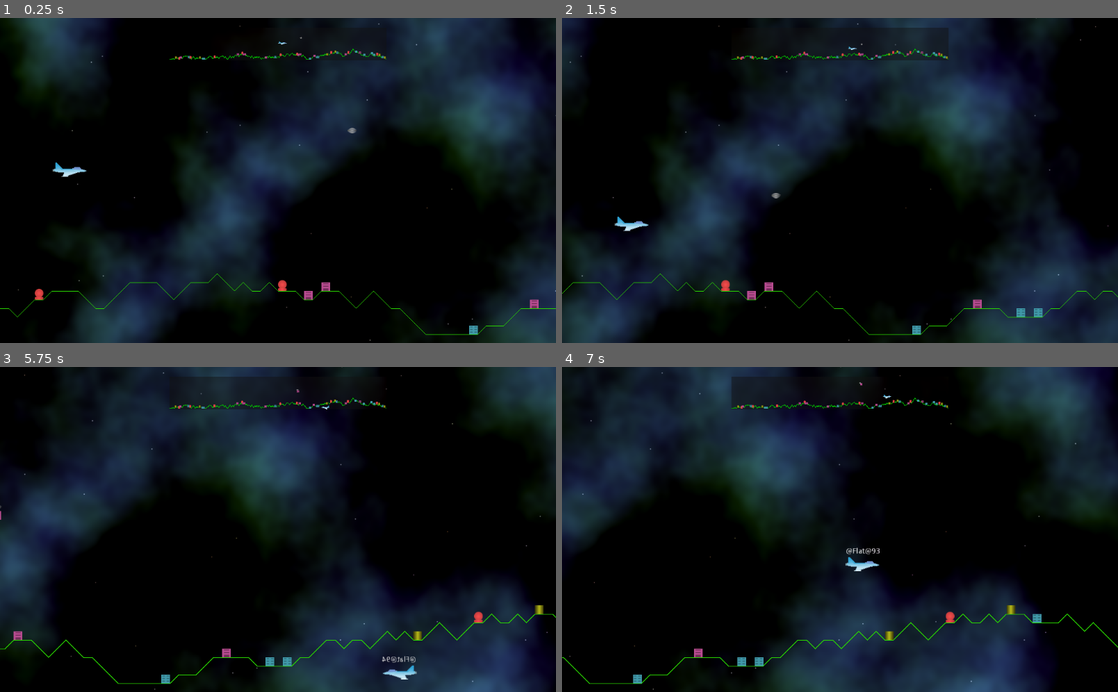
Above: before the commit, frames 1-4 (two rows, left to right).
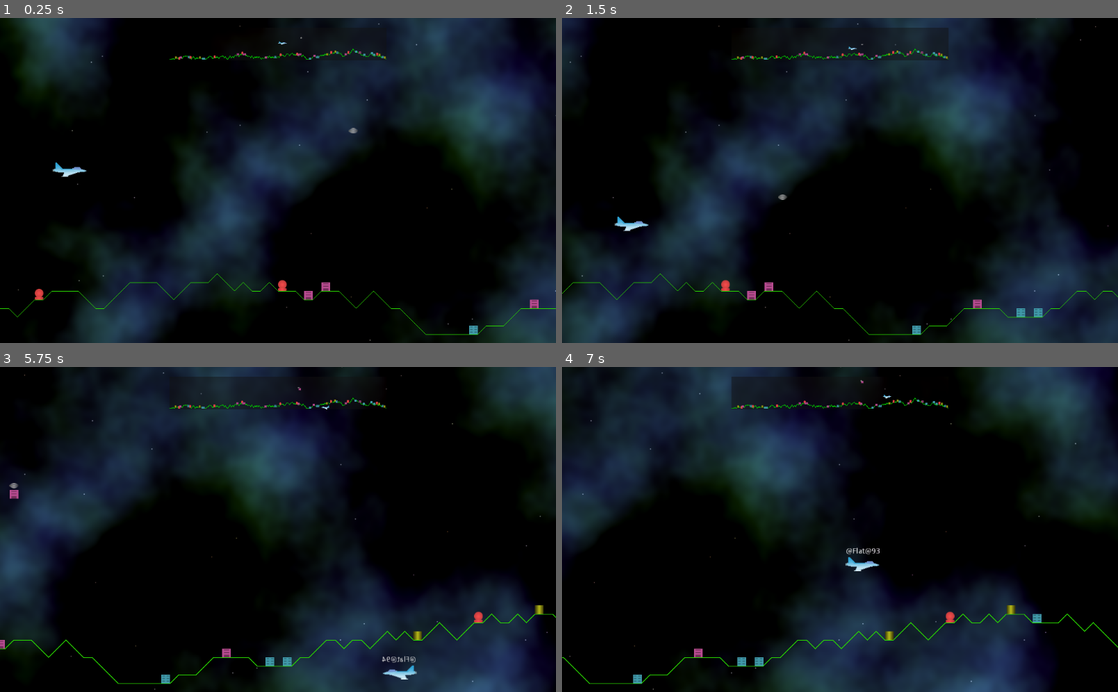
Above: after the commit, the same moments.

Repository: andrew-wilkes/godotia
Game: Godot game, scene res://Main.tscn
The game is run twice, just before and just after one commit, with the same random seed, the same clock (stepped at 60 frames per second) and the same inputs.
Inputs:
- Up to frame 1 (0.25 s): no input
- Up to frame 2 (1.5 s): hold Right (ui_right) 0.53-1.28 s; hold Down (ui_down) from 1.28 s (still down)
- Up to frame 3 (5.75 s): release Down (ui_down) at 2.03 s; hold Right (ui_right) 2.03-2.78 s; hold Up (ui_up) 2.78-3.53 s; hold Left (ui_left) 3.53-5.03 s; hold Down (ui_down) from 5.03 s (still down)
- Up to frame 4 (7 s): release Down (ui_down) at 5.78 s; hold Right (ui_right) 5.78-6.53 s; hold Up (ui_up) from 6.53 s (still down)

The runs differ from the first frame. In frame 1, less than 0.1% of the frame differs, in the area x 53-65%, y 5-36%; in frame 2, less than 0.1%; in frame 3, 0.2%, in the area x 0-55%, y 6-87%; in frame 4, less than 0.1%.

Commit message:
Erase freed entities from global arrays

Diff:
--- a/Enemy.gd
+++ b/Enemy.gd
@@ -24,9 +24,10 @@
 			move(delta)
 			if global_position.y < 0:
 				# Destroy the structure
-				globals.structures[structure.get_instance_id()] = null
+				globals.structures.erase(structure.get_instance_id())
 				structure.queue_free()
 				# Remove this enemy
+				globals.enemies.erase(get_instance_id())
 				queue_free()
 
 
--- a/Main.gd
+++ b/Main.gd
@@ -55,7 +55,7 @@
 	map.add_structures()
 	map.add_player(player, scroll_position, terrain)
 	var enemy = enemy_scene.instance()
-	enemy.target = globals.structures.values()[17].position
+	enemy.target = globals.structures.values()[18].position
 	enemy.position = Vector2(3600, -400)
 	terrain.line.add_child(enemy)
 	globals.enemies[enemy.get_instance_id()] = enemy
@@ -68,8 +68,7 @@
 	turn_player()
 	move_player_sideways(delta)
 	map.position_player(player, scroll_position, terrain)
-	map.update_structures(scroll_position)
-	map.update_enemies(scroll_position)
+	map.update_all_entities(scroll_position)
 
 
 func process_inputs(delta):
--- a/Map.gd
+++ b/Map.gd
@@ -35,19 +35,9 @@
 	for s in globals.structures.values():
 		var node = s.duplicate()
 		node.get_child(0).queue_free()
+		node.name = str(s.get_instance_id())
 		node.scale = ITEM_SCALE
 		structures.add_child(node)
-
-
-func update_structures(scroll_position):
-	var i = 0
-	for s in globals.structures.values():
-		var struct = structures.get_child(i)
-		if s:
-			struct.position = get_node_position(s, scroll_position)
-		else:
-			struct.visible = false
-		i += 1
 
 
 func add_enemy(e):
@@ -57,13 +47,18 @@
 	enemies.add_child(node)
 
 
-func update_enemies(scroll_position):
-	for e in enemies.get_children():
+func update_entities(entities, scroll_position):
+	for e in get(entities).get_children():
 		var id = int(e.name)
-		if globals.enemies.keys().has(id):
-			e.position = get_node_position(globals.enemies[id], scroll_position)
+		if globals.get(entities).keys().has(id):
+			e.position = get_node_position(globals.get(entities)[id], scroll_position)
 		else:
 			e.queue_free()
+
+
+func update_all_entities(scroll_position):
+	update_entities("structures", scroll_position)
+	update_entities("enemies", scroll_position)
 
 
 func get_node_position(node, offset):
